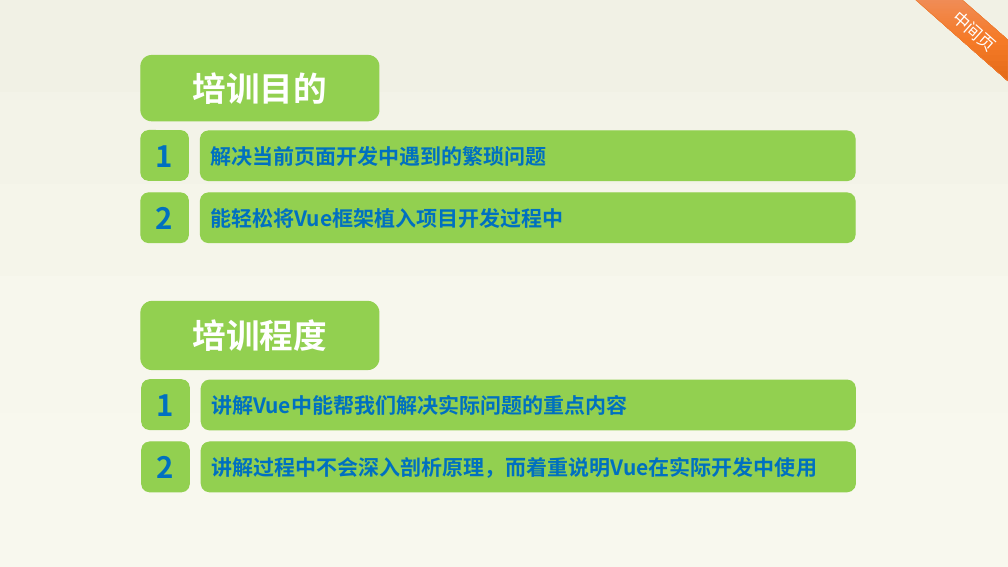
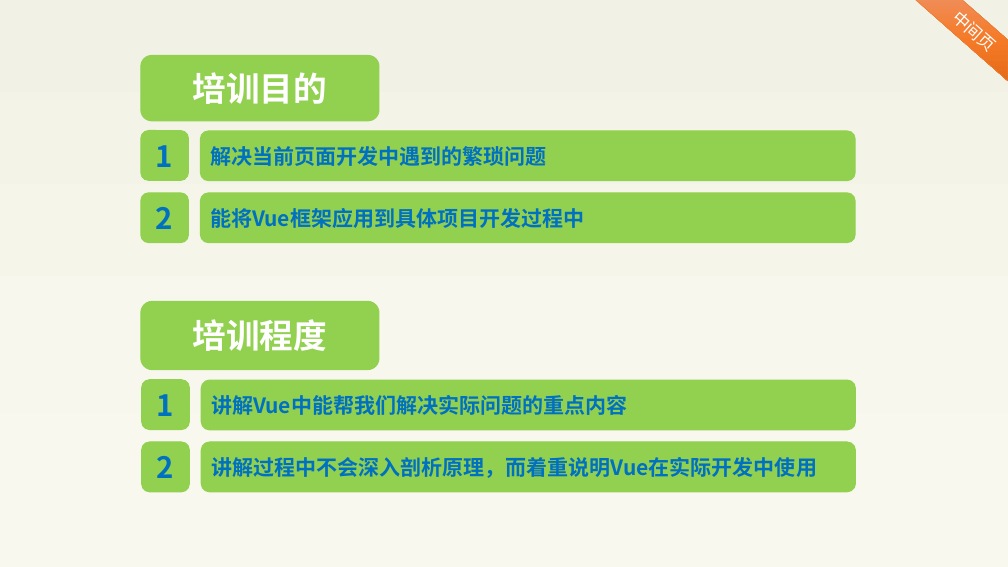
Before and after one commit to BinMarshall/studing, a slide deck: slide 2 of Vue/前端框架—Vue-郝彬彬-20180820.pptx. Drawn at 1008x567 pixels with LibreOffice and Linux fonts; fonts in the diff are those of the drawing. Boxes give left, top, right and bottom in pixels: in the first picture for what was removed or moved away, otherwise in the second. Text is boxed around its words. In the diff, an @@ line names an element or a change of style, - is before the commit and + after.

```diff
--- a/Vue/前端框架—Vue-郝彬彬-20180820.pptx
+++ b/Vue/前端框架—Vue-郝彬彬-20180820.pptx
@@ text in rounded rectangle at (210, 208, 584, 228): text changed @@
-能轻松将Vue框架植入项目开发过程中
+能将Vue框架应用到具体项目开发过程中
```
Also in this commit, not shown: 12 other slides changed.
